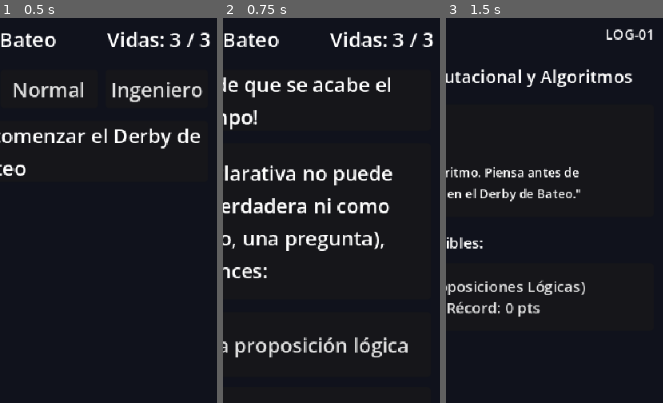
Above: before the commit, frames 1-3 (left to right).
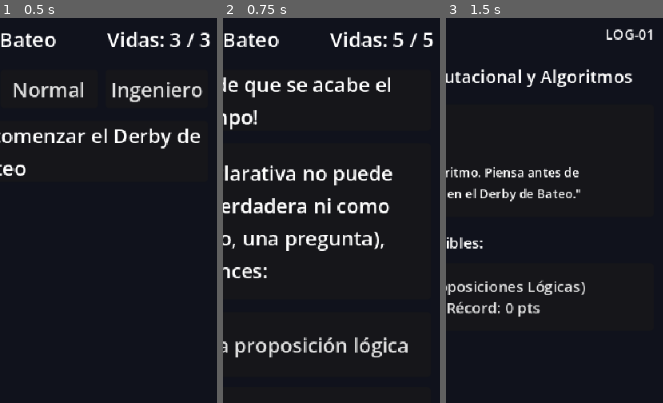
Above: after the commit, the same moments.

Repository: Bijou91/Morelosoft-International-Solutions
Game: Godot game, scene res://scenes/minigames/logica/derby_de_bateo/DerbyDeBateo.tscn
Same seed, same stepped clock (60 frames per second), same inputs: the game is played once before the commit and once after it. This scene is started directly instead of the project's main scene.
Inputs:
- Up to frame 1 (0.5 s): no input
- Up to frame 2 (0.75 s): click "Normal" at 0.5 s
- Up to frame 3 (1.5 s): click "Volver" at 1.25 s
The pictures show only the part of the screen within x 50-100%, y 0-50%; the shares and areas given below are measured in that part.

Frame 1 is identical in both runs. In frame 2, 0.1% of the frame differs, in the area x 78-97%, y 3-8%; in frame 3, nothing differs.

Commit message:
Correción en la cantidad de vidas del minijuego 'derby de bateo'

Diff:
--- a/pixeling/scenes/minigames/logica/derby_de_bateo/DerbyDeBateo.gd
+++ b/pixeling/scenes/minigames/logica/derby_de_bateo/DerbyDeBateo.gd
@@ -12,9 +12,9 @@
 	"INGENIERO": 5
 }
 const LIVES_BY_DIFF: Dictionary = {
-	"FACIL": 5,
-	"NORMAL": 3,
-	"INGENIERO": 1
+	"FACIL": 10,
+	"NORMAL": 5,
+	"INGENIERO": 3
 }
 const SCORE_BASE: Dictionary = {
 	"FACIL": 50,
